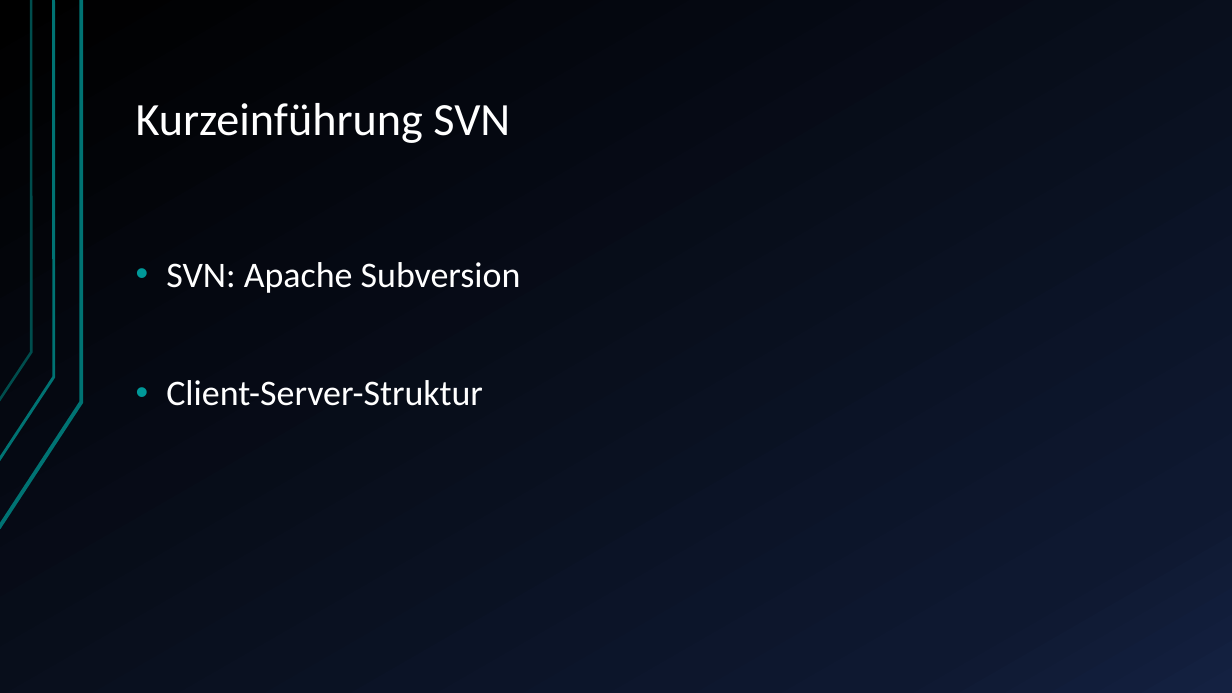
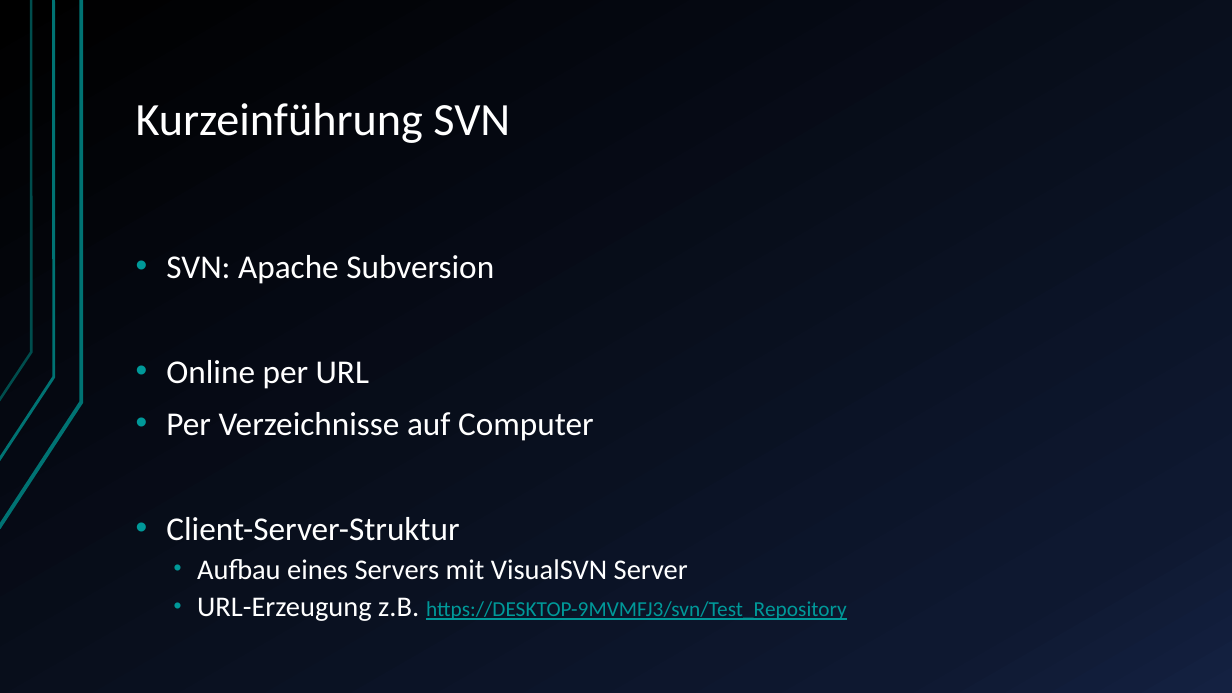
Before and after one commit to dome0157/Vortrag-Versionsmanagement, a slide deck: slide 12 of Versionsmanagement_Präsentation.pptx (slide 11 before the commit). Drawn at 1232x693 pixels with LibreOffice and Linux fonts; fonts in the diff are those of the drawing. Boxes give left, top, right and bottom in pixels: in the first picture for what was removed or moved away, otherwise in the second. Text is boxed around its words. In the diff, an @@ line names an element or a change of style, - is before the commit and + after.

Commit message:
repository copied into organization

```diff
--- a/Versionsmanagement_Präsentation.pptx
+++ b/Versionsmanagement_Präsentation.pptx
@@ text at (166,255,494,541): size 28 to 25.9 pt in "SVN: Apache Subversion", "Client-Server-Struktur"; line spacing 0.9 to 0.8 @@
@@ text at (166,360,594,441): paragraphs added @@
+• Online per URL
+• Per Verzeichnisse auf Computer
@@ text at (197,559,847,621): paragraphs added @@
+  • Aufbau eines Servers mit VisualSVN Server
+  • URL-Erzeugung z.B. https://DESKTOP-9MVMFJ3/svn/Test_Repository
```
Also in this commit, not shown: 5 other slides changed, 3 slides added, 7 other files.
